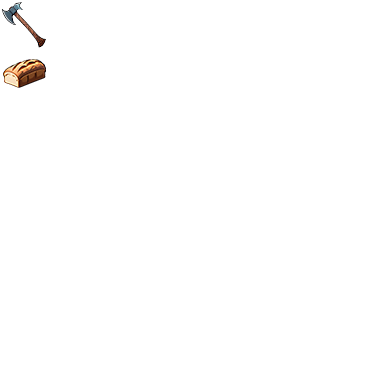
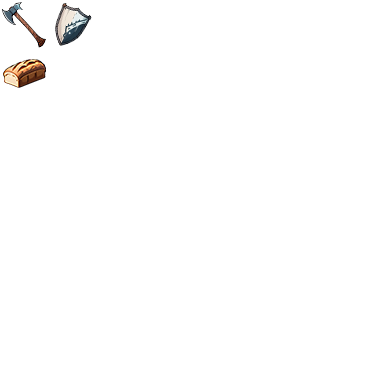
Layer changes from the first 384×384 image to the second:
added layer "Capa 3" above "Capa 2" over (x1=55, y1=3, x2=92, y2=46)
